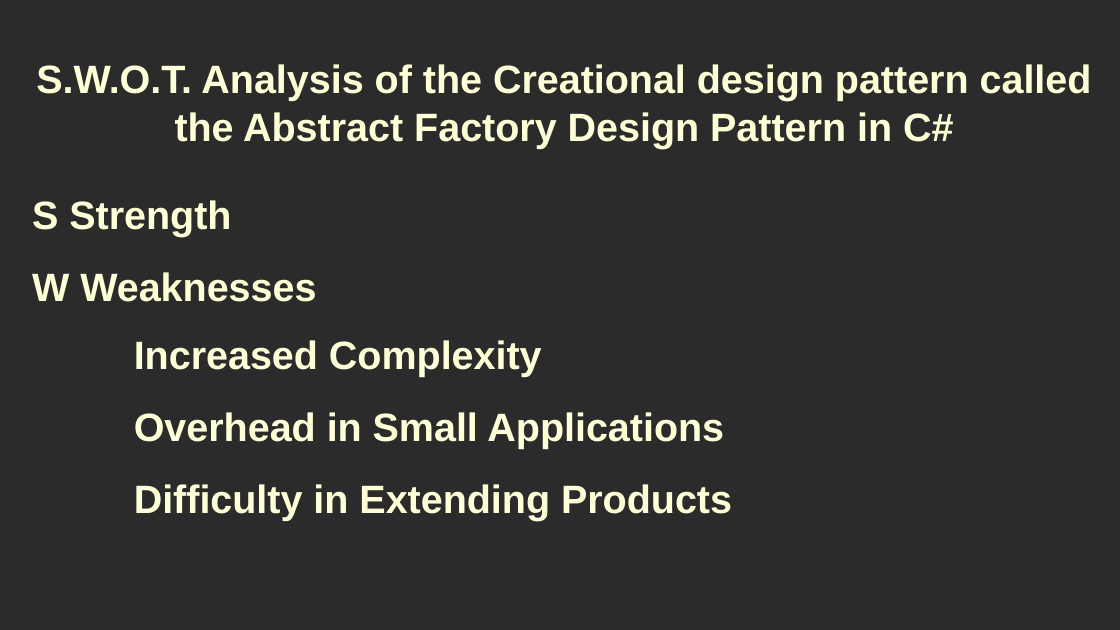
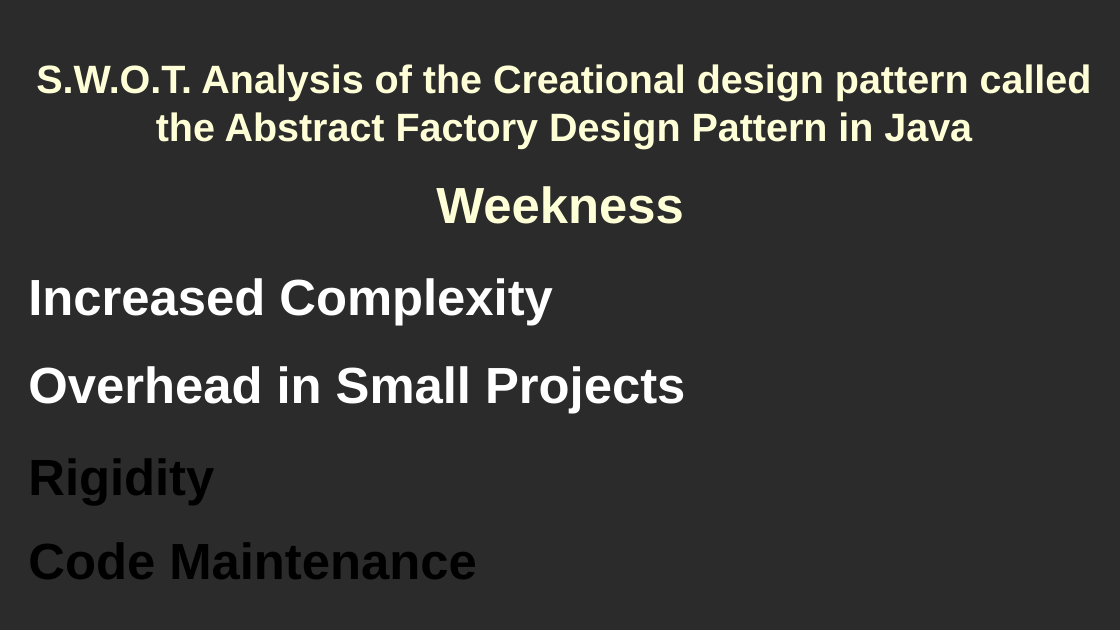
Before and after one commit to RayAndrade/JavaStudy, a slide deck: slide 13 of Creational/AbstractFactory/swot/swot.odp (slide 11 before the commit). Drawn at 1120x630 pixels with LibreOffice and Linux fonts; fonts in the diff are those of the drawing; background and template pictures are left out; a plain dark background stands for a picture behind light text. Boxes give left, top, right and bottom in pixels: in the first picture for what was removed or moved away, otherwise in the second. Text is boxed around its words. In the diff, an @@ line names an element or a change of style, - is before the commit and + after.

```diff
--- a/Creational/AbstractFactory/swot/swot.odp
+++ b/Creational/AbstractFactory/swot/swot.odp
@@ title at <box>36,64,1092,148</box>: text changed @@
-S.W.O.T. Analysis of the Creational design pattern called the Abstract Factory Design Pattern in C#
+S.W.O.T. Analysis of the Creational design pattern called the Abstract Factory Design Pattern in Java
@@ title removed at <box>32,200,231,237</box> @@
-S Strength
@@ title added at <box>436,186,683,224</box>, 36 pt, text #FFFFD7, bold @@
+Weekness
@@ title "Increased Complexity": place and size @@
-title "Increased Complexity" at <box>134,340,542,377</box>
+title "Increased Complexity" at <box>28,278,553,326</box>
@@ title "Increased Complexity" at <box>28,278,553,326</box>: size 28 to 36 pt, text colour #FFFFD7 to #FFFFFF @@
@@ title removed at <box>32,272,316,302</box> @@
-W Weaknesses
@@ title at <box>28,366,685,414</box>: text changed; size 28 to 36 pt; text colour #FFFFD7 to #FFFFFF @@
-Overhead in Small Applications
+Overhead in Small Projects
@@ title added at <box>28,459,214,505</box>, 36 pt, text #000000, bold @@
+Rigidity
@@ title removed at <box>134,484,732,521</box> @@
-Difficulty in Extending Products
@@ title added at <box>28,543,476,579</box>, 36 pt, text #000000, bold @@
+Code Maintenance
```
Also in this commit, not shown: 19 other slides changed, 6 slides added, 36 other files.
